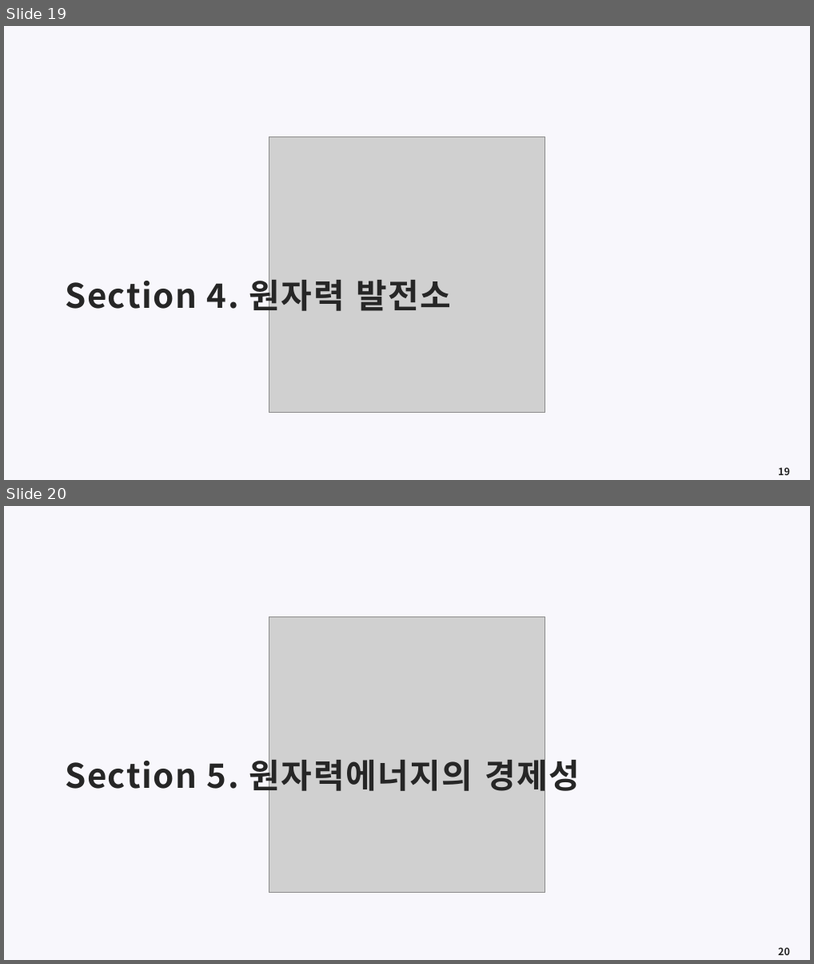
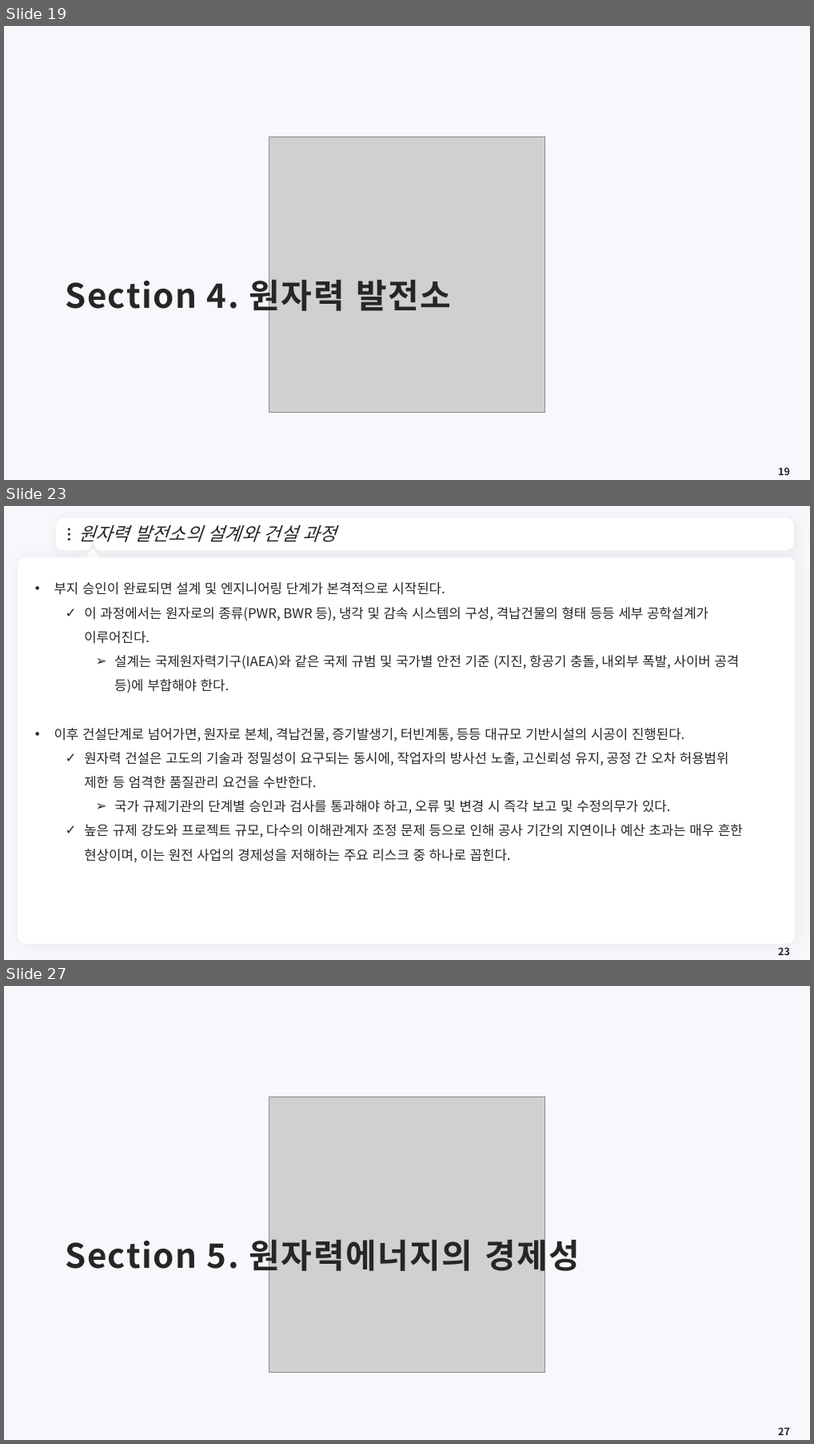
Before and after one commit to meandthey/Teaching, a slide deck: 에너지경제학/자원에너지경제학_Chapter_4 (원자력).pptx. Shown one above the other, each under a label of ours: slides 19 and 20 before the commit, slides 19, 23 and 27 after it; the slides between them are not shown. The pictures are 814x964 and 814x1444 pixels, drawn with LibreOffice and Linux fonts; fonts in the diff are those of the drawing; grey boxes stand for pictures; background and template pictures are left out. Boxes give left, top, right and bottom in pixels: in the first picture for what was removed or moved away, otherwise in the second. Text is boxed around its words. In the diff, an @@ line names an element or a change of style, - is before the commit and + after.

```diff
--- a/에너지경제학/자원에너지경제학_Chapter_4 (원자력).pptx
+++ b/에너지경제학/자원에너지경제학_Chapter_4 (원자력).pptx
@@ slide 23 added at <box>4,506,810,960</box>, background #F8F7FC @@
@@ freeform shape added at <box>59,521,792,548</box>, fill #FFFFFF, outline #FFFFFF 7.25 pt @@
@@ ellipse added at <box>68,528,70,531</box>, fill #262626 @@
@@ title added at <box>78,525,337,542</box>, 22 pt, text #262626, italic @@
+원자력 발전소의 설계와 건설 과정
@@ ellipse added at <box>68,533,70,536</box>, fill #262626 @@
@@ ellipse added at <box>68,538,70,540</box>, fill #262626 @@
@@ triangle added at <box>86,550,99,562</box>, fill #FFFFFF, outline #FFFFFF 3.75 pt @@
@@ freeform shape added at <box>775,530,782,540</box>, fill #FFFFFF @@
@@ rounded rectangle added at <box>18,557,796,944</box>, fill #FFFFFF @@
@@ text added at <box>54,582,743,862</box>, 16 pt, text #262626 @@
+• 부지 승인이 완료되면 설계 및 엔지니어링 단계가 본격적으로 시작된다.
+  ✓ 이 과정에서는 원자로의 종류(PWR, BWR 등), 냉각 및 감속 시스템의 구성, 격납건물의 형태 등등 세부 공학설계가 이루어진다.
+    ➢ 설계는 국제원자력기구(IAEA)와 같은 국제 규범 및 국가별 안전 기준 (지진, 항공기 충돌, 내외부 폭발, 사이버 공격 등)에 부합해야 한다.
+• 이후 건설단계로 넘어가면, 원자로 본체, 격납건물, 증기발생기, 터빈계통, 등등 대규모 기반시설의 시공이 진행된다.
+  ✓ 원자력 건설은 고도의 기술과 정밀성이 요구되는 동시에, 작업자의 방사선 노출, 고신뢰성 유지, 공정 간 오차 허용범위 제한 등 엄격한 품질관리 요건을 수반한다.
+    ➢ 국가 규제기관의 단계별 승인과 검사를 통과해야 하고, 오류 및 변경 시 즉각 보고 및 수정의무가 있다.
+  ✓ 높은 규제 강도와 프로젝트 규모, 다수의 이해관계자 조정 문제 등으로 인해 공사 기간의 지연이나 예산 초과는 매우 흔한 현상이며, 이는 원전 사업의 경제성을 저해하는 주요 리스크 중 하나로 꼽힌다.
@@ page number added at <box>778,947,790,955</box>, 12 pt, text #262626, bold @@
+23
@@ what was slide 20 is now slide 27 @@
@@ page number at <box>778,1427,790,1435</box>: text changed @@
-20
+27
```
Also in this commit, not shown: 1 slide changed, 10 other slides added.
